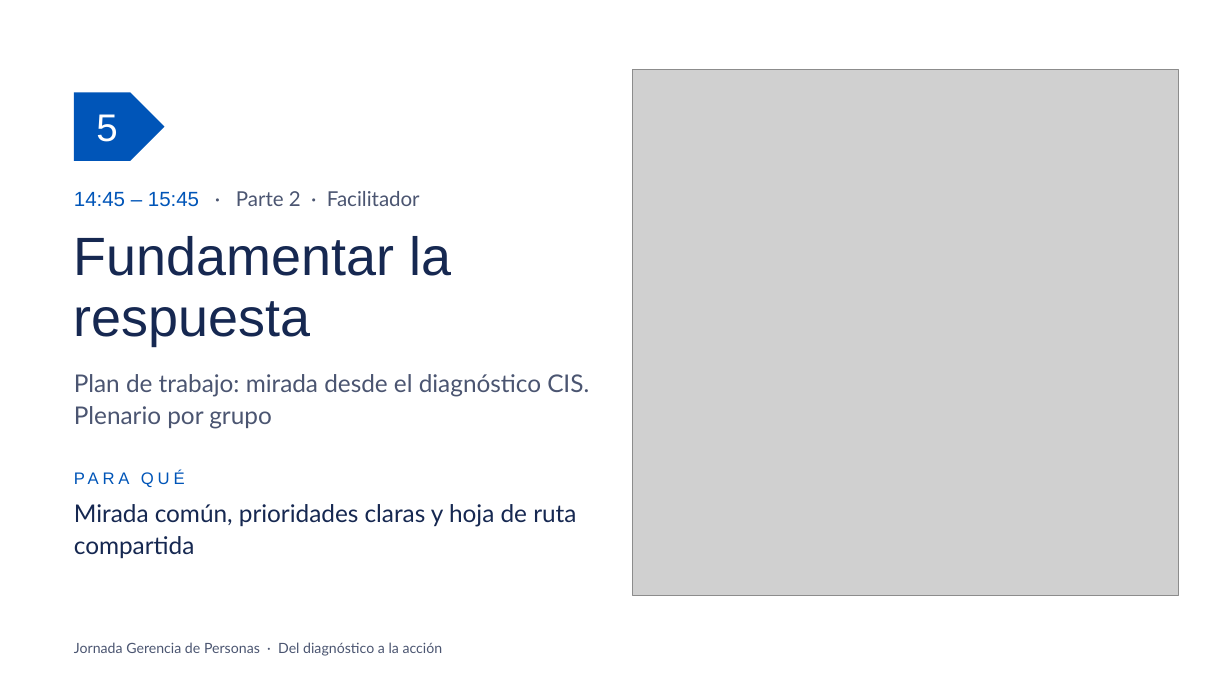
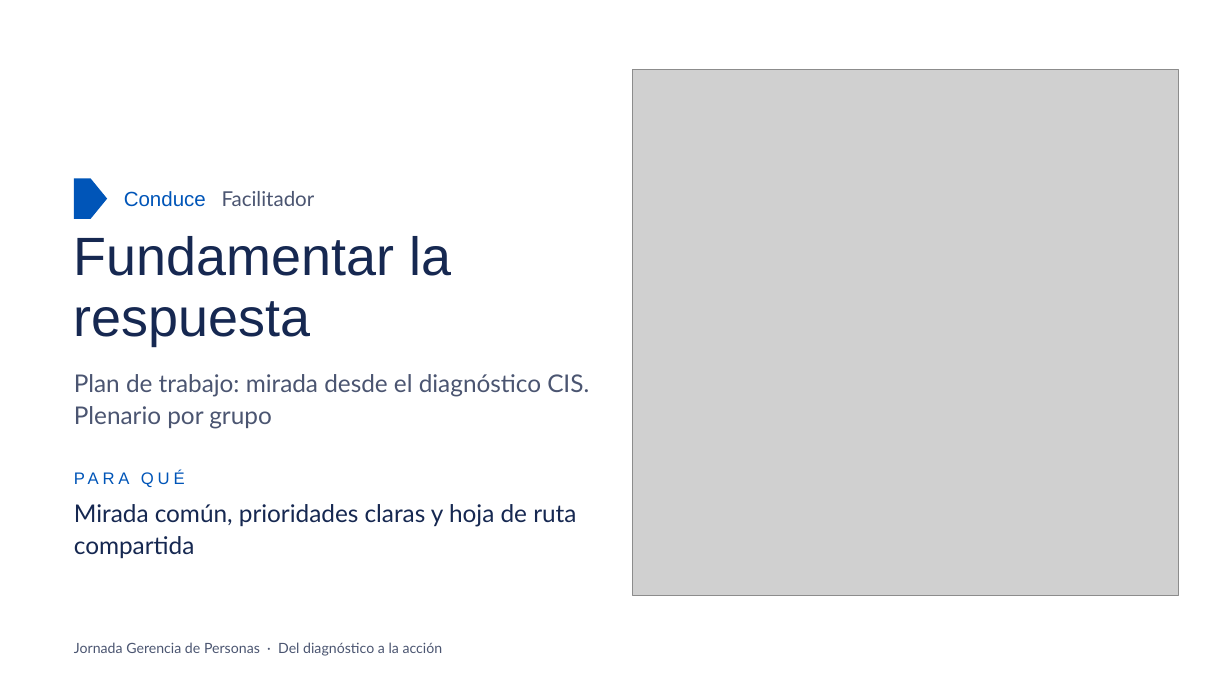
Before and after one commit to b8a4b6i1/claude, a slide deck: slide 6 of oxiquim-laminas/Laminas_Jornada_GPER.pptx. Drawn at 1232x693 pixels with LibreOffice and Linux fonts; fonts in the diff are those of the drawing; grey boxes stand for pictures; background and template pictures are left out. Boxes give left, top, right and bottom in pixels: in the first picture for what was removed or moved away, otherwise in the second. Text is boxed around its words. In the diff, an @@ line names an element or a change of style, - is before the commit and + after.

```diff
--- a/oxiquim-laminas/Laminas_Jornada_GPER.pptx
+++ b/oxiquim-laminas/Laminas_Jornada_GPER.pptx
@@ text removed at [96, 114, 117, 142] @@
-5
@@ pentagon arrow: place and size @@
-pentagon arrow at [74, 92, 165, 161]
+pentagon arrow at [74, 178, 107, 219]
@@ text at [124, 191, 315, 207]: text changed @@
-14:45 – 15:45 · Parte 2 · Facilitador
+Conduce Facilitador
```
Also in this commit, not shown: 6 other slides changed, 1 other file.
